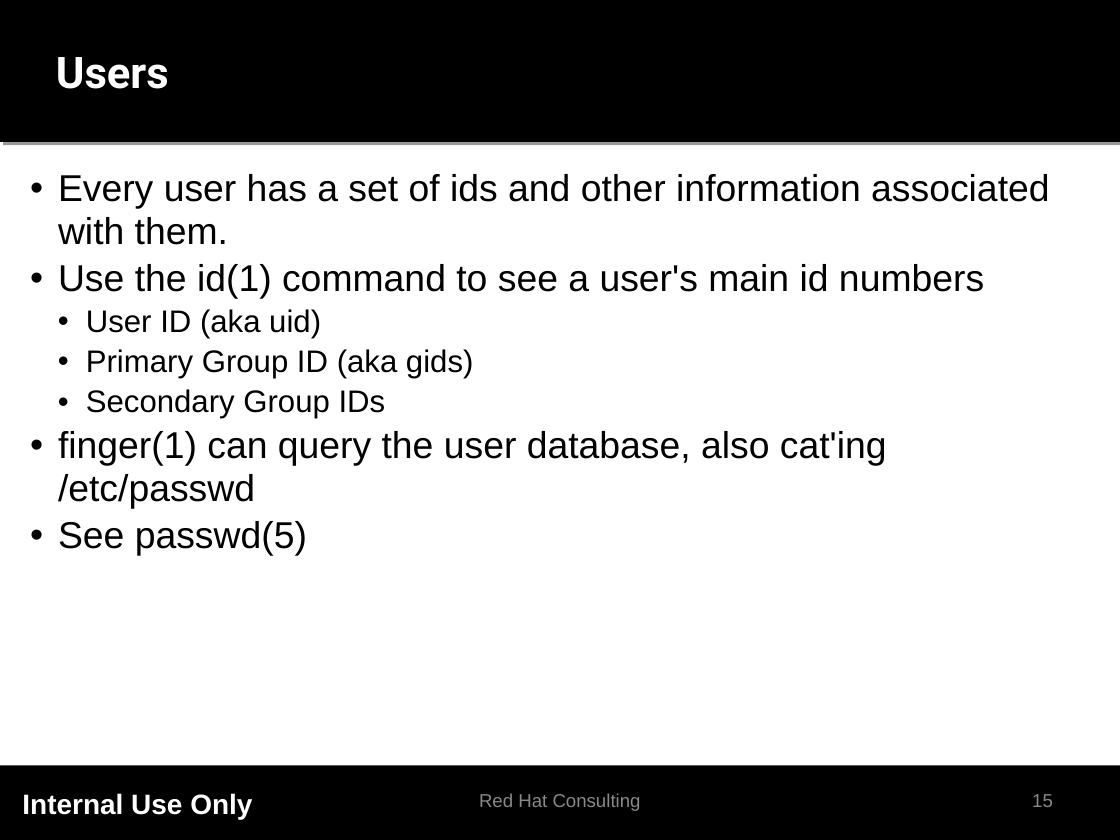
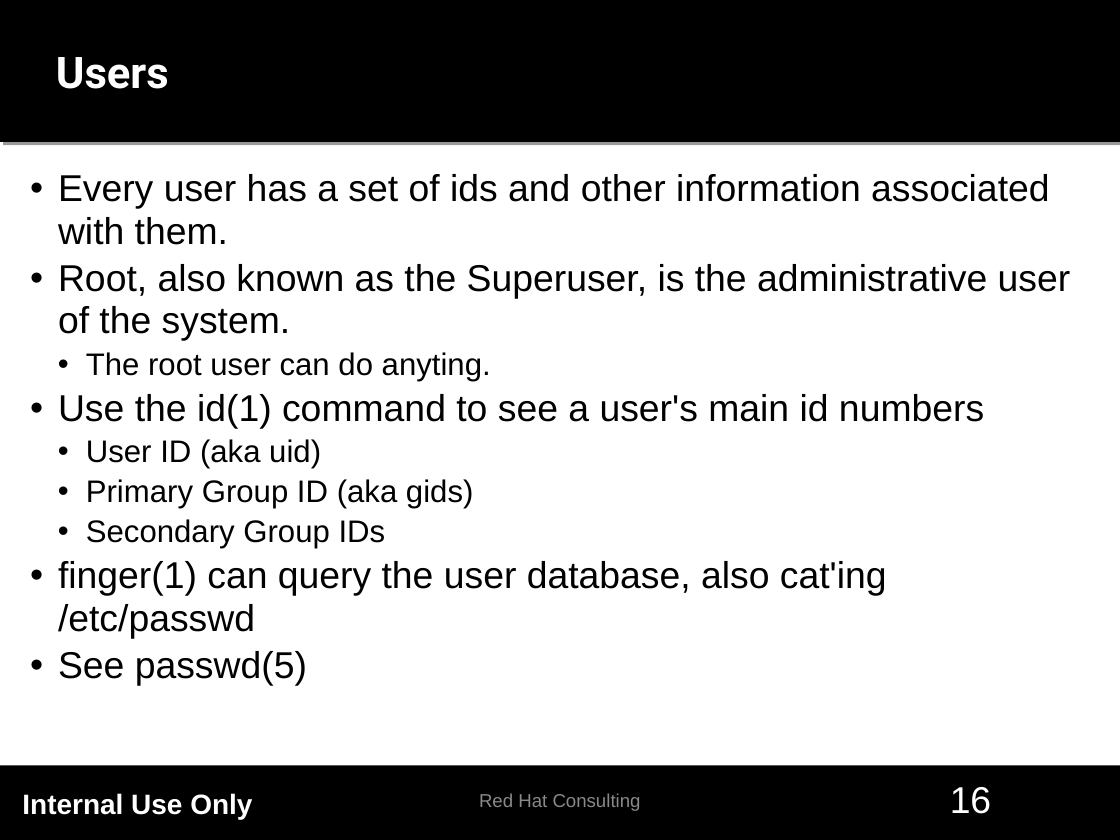
Before and after one commit to rstroop/nch-bootcamp, a slide deck: slide 16 of presentations/RHEL/RHEL_PRESENTATION.odp (slide 15 before the commit). Drawn at 1120x840 pixels with LibreOffice and Linux fonts; fonts in the diff are those of the drawing; background and template pictures are left out. Boxes give left, top, right and bottom in pixels: in the first picture for what was removed or moved away, otherwise in the second. Text is boxed around its words. In the diff, an @@ line names an element or a change of style, - is before the commit and + after.

```diff
--- a/presentations/RHEL/RHEL_PRESENTATION.odp
+++ b/presentations/RHEL/RHEL_PRESENTATION.odp
@@ text at [58,264,1071,381]: paragraphs added @@
+• Root, also known as the Superuser, is the administrative user of the system.
+  • The root user can do anyting.
@@ page number at [950,787,991,814]: text changed; size 12 to 24 pt; text colour #898989 to #FFFFFF @@
-15
+16
```
Also in this commit, not shown: 7 other slides changed, 2 slides added, 1 other file.
